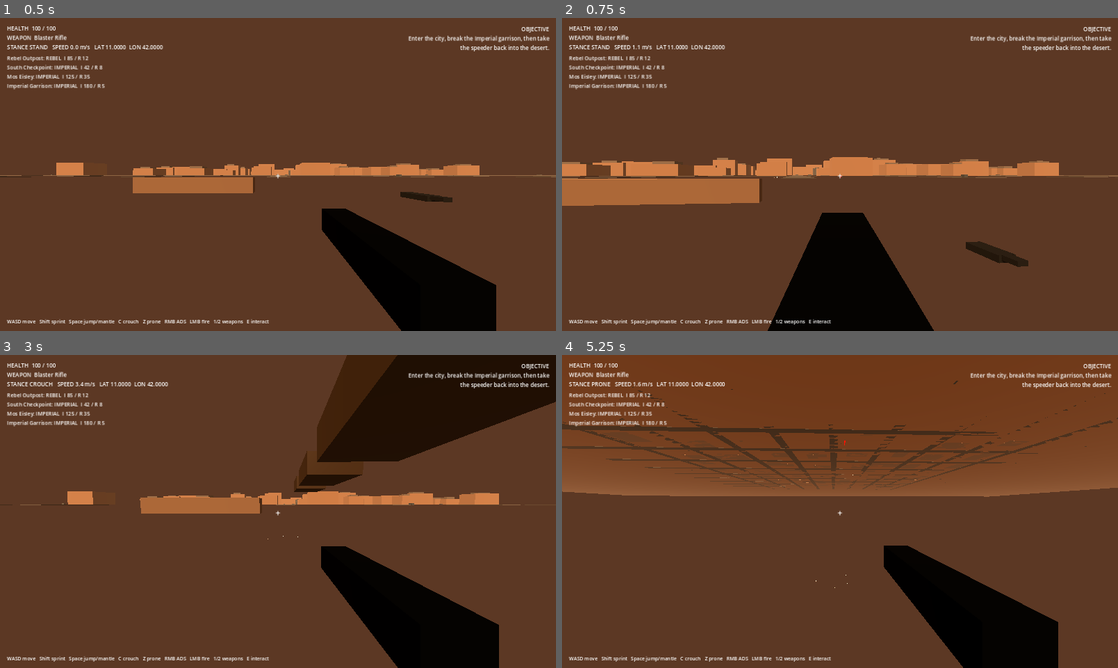
Above: before the commit, frames 1-4 (two rows, left to right).
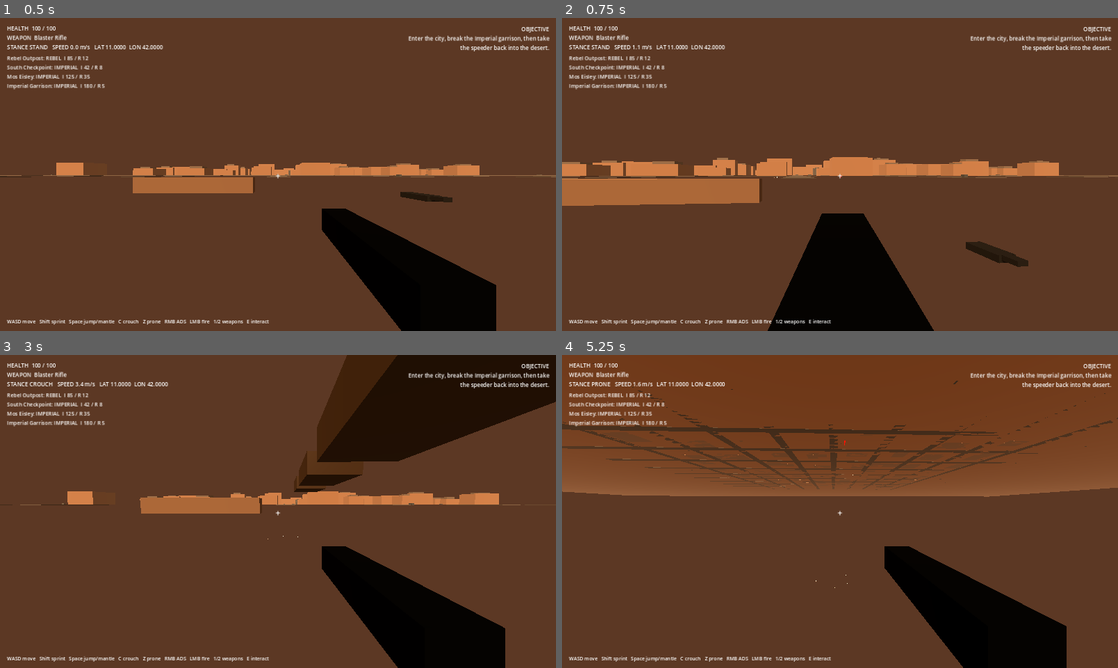
Above: after the commit, the same moments.

Repository: Deputy1389/far-horizon
Game: Godot game, scene res://game/scenes/main.tscn
The game is run twice, just before and just after one commit, with the same random seed, the same clock (stepped at 60 frames per second) and the same inputs.
Inputs (mouse positions are in pixels of both pictures, inside the frame that each line leads up to):
- Up to frame 1 (0.5 s): no input
- Up to frame 2 (0.75 s): move the mouse to (867, 174) at 0.52 s; hold W (move_forward) from 0.53 s (still down); hold Right mouse button (aim) from 0.53 s (still down); click (867, 174) at 0.67 s
- Up to frame 3 (3 s): keep holding W (move_forward); tap Space (jump) at 0.77, 1.52 s; move the mouse to (250, 511) at 1.27 s; release Right mouse button (aim) at 1.28 s; right-click (250, 511) at 1.35 s; move the mouse to (289, 505) at 2.02 s; hold Right mouse button (aim) 2.03-2.78 s; tap C (crouch) at 2.1 s; move the mouse to (272, 517) at 2.77 s; click (272, 517) at 2.85 s
- Up to frame 4 (5.25 s): keep holding W (move_forward); tap Space (jump) at 3.02, 3.77, 4.52 s; right-click (834, 517) at 3.05 s; move the mouse to (878, 514) at 3.52 s; hold Right mouse button (aim) 3.53-4.28 s; tap E (interact) at 3.6 s; move the mouse to (795, 508) at 4.27 s; tap Z (prone) at 4.35 s; right-click (795, 508) at 4.55 s; move the mouse to (845, 511) at 5.02 s; hold Shift (sprint) from 5.03 s (still down); click (845, 511) at 5.17 s

Frame 1 is identical in both runs. In frame 2, less than 0.1% of the frame differs, in the area x 46-55%, y 62-63%; in frame 3, 0.2%; in frame 4, 0.2%, in the area x 57-91%, y 60-100%.

Commit message:
combat: add muzzle flash, hit confirmation, and weapon kick

Diff:
--- a/game/scripts/combat/weapon_controller.gd
+++ b/game/scripts/combat/weapon_controller.gd
@@ -3,6 +3,7 @@
 
 signal weapon_changed(name: String)
 signal fired
+signal hit_confirmed
 
 var camera: Camera3D
 var owner_body: CharacterBody3D
@@ -16,6 +17,10 @@
 var viewmodel := Node3D.new()
 var muzzle := Marker3D.new()
 var weapon_mesh := MeshInstance3D.new()
+var muzzle_flash_mesh := MeshInstance3D.new()
+var muzzle_flash_light := OmniLight3D.new()
+var muzzle_flash_time := 0.0
+var viewmodel_kick := 0.0
 var base_fov := 80.0
 
 func configure(view_camera: Camera3D, body: CharacterBody3D) -> void:
@@ -26,11 +31,15 @@
 	camera.add_child(viewmodel)
 	viewmodel.add_child(weapon_mesh)
 	viewmodel.add_child(muzzle)
+	_build_muzzle_flash()
 	_rebuild_viewmodel()
 	camera.fov = base_fov
 
 func current_weapon() -> WeaponDefinition:
 	return weapons[current_index]
+
+func is_aiming() -> bool:
+	return aiming
 
 func set_enabled(value: bool) -> void:
 	enabled = value
@@ -38,10 +47,36 @@
 	if not value:
 		aiming = false
 
+func _build_muzzle_flash() -> void:
+	var flash_mesh := SphereMesh.new()
+	flash_mesh.radius = 0.055
+	flash_mesh.height = 0.11
+	muzzle_flash_mesh.mesh = flash_mesh
+
+	var flash_material := StandardMaterial3D.new()
+	flash_material.shading_mode = BaseMaterial3D.SHADING_MODE_UNSHADED
+	flash_material.albedo_color = Color(1.0, 0.28, 0.03, 1.0)
+	flash_material.emission_enabled = true
+	flash_material.emission = Color(1.0, 0.08, 0.01, 1.0)
+	flash_material.emission_energy_multiplier = 10.0
+	muzzle_flash_mesh.material_override = flash_material
+	muzzle_flash_mesh.visible = false
+	muzzle.add_child(muzzle_flash_mesh)
+
+	muzzle_flash_light.light_color = Color(1.0, 0.18, 0.03)
+	muzzle_flash_light.light_energy = 2.4
+	muzzle_flash_light.omni_range = 3.5
+	muzzle_flash_light.visible = false
+	muzzle.add_child(muzzle_flash_light)
+
 func _process(delta: float) -> void:
 	if camera == null or weapons.is_empty():
 		return
-	cooldown = max(0.0, cooldown - delta)
+	cooldown = maxf(0.0, cooldown - delta)
+	muzzle_flash_time = maxf(0.0, muzzle_flash_time - delta)
+	if muzzle_flash_time <= 0.0:
+		muzzle_flash_mesh.visible = false
+		muzzle_flash_light.visible = false
 
 	if enabled:
 		if Input.is_action_just_pressed("weapon_1"):
@@ -53,7 +88,10 @@
 	var weapon := current_weapon()
 	var target_fov := weapon.ads_fov if aiming else base_fov
 	camera.fov = lerpf(camera.fov, target_fov, 1.0 - exp(-delta * 15.0))
+
+	viewmodel_kick = lerpf(viewmodel_kick, 0.0, 1.0 - exp(-delta * 18.0))
 	var target_offset := weapon.ads_offset if aiming else weapon.viewmodel_offset
+	target_offset += Vector3(0.0, 0.0, viewmodel_kick)
 	viewmodel.position = viewmodel.position.lerp(target_offset, 1.0 - exp(-delta * 18.0))
 
 	if enabled and Input.is_action_pressed("fire") and cooldown <= 0.0:
@@ -64,6 +102,7 @@
 		return
 	current_index = index
 	cooldown = 0.12
+	viewmodel_kick = 0.0
 	_rebuild_viewmodel()
 	weapon_changed.emit(current_weapon().display_name)
 
@@ -87,7 +126,7 @@
 
 func _fire() -> void:
 	var weapon := current_weapon()
-	cooldown = 1.0 / max(weapon.rounds_per_second, 0.1)
+	cooldown = 1.0 / maxf(weapon.rounds_per_second, 0.1)
 
 	var direction := -camera.global_basis.z
 	var spread_degrees := weapon.ads_spread_degrees if aiming else weapon.hip_spread_degrees
@@ -95,7 +134,13 @@
 
 	var bolt := BlasterBolt.new()
 	get_tree().current_scene.add_child(bolt)
+	bolt.damaged_target.connect(_on_bolt_damaged_target)
 	bolt.configure(muzzle.global_position, direction, weapon.projectile_speed, weapon.damage, owner_body)
+
+	viewmodel_kick = minf(viewmodel_kick + (0.022 if aiming else 0.038), 0.08)
+	muzzle_flash_time = 0.045
+	muzzle_flash_mesh.visible = true
+	muzzle_flash_light.visible = true
 
 	if owner_body != null and owner_body.has_method("add_recoil"):
 		owner_body.add_recoil(
@@ -103,6 +148,9 @@
 			rng.randf_range(-weapon.recoil_yaw_degrees, weapon.recoil_yaw_degrees)
 		)
 	fired.emit()
+
+func _on_bolt_damaged_target() -> void:
+	hit_confirmed.emit()
 
 func _apply_spread(direction: Vector3, radians: float) -> Vector3:
 	if radians <= 0.00001:
